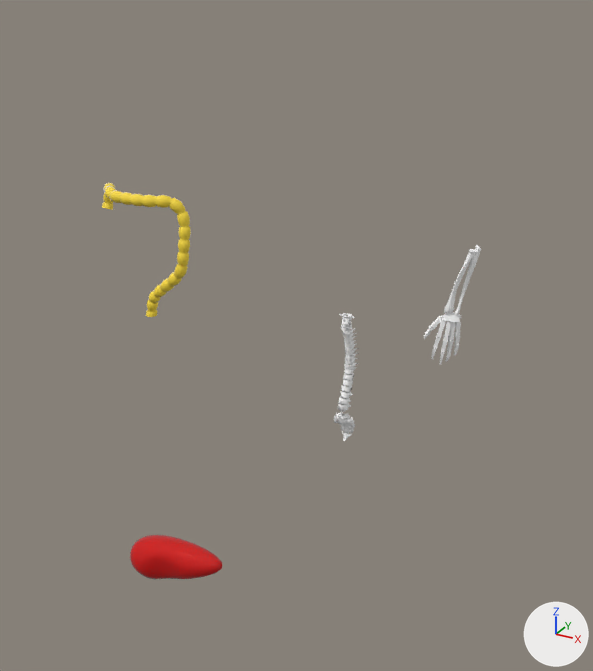
The Blender file techchallenge2017/models/organs.blend, before and after one commit.
The view is the same before and after, from a 50 mm lens placed at (19.7, -32.4, 29.5), pointed at (1.0, 1.5, 12.5). Lighting does not change. The marker at lower right points along +X, +Y and +Z.

In view in the first picture: 'colon', 'liver', 'sub01.050', 'sub01.105'.
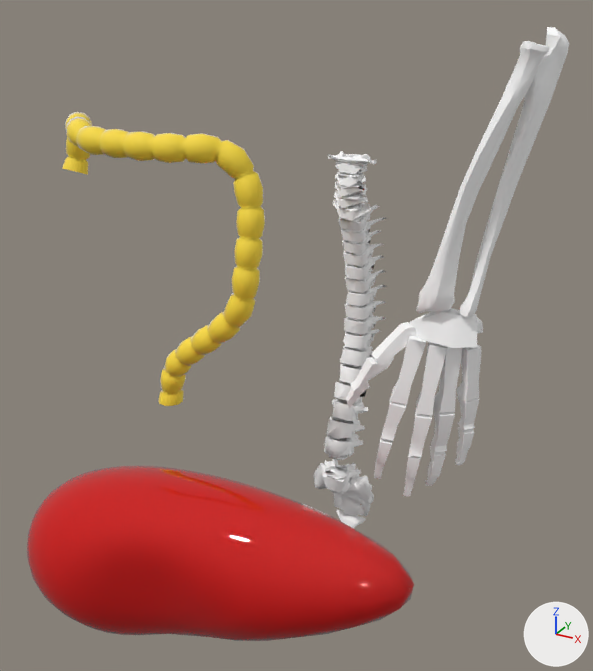
Where the newer file only moved an object's origin or applied its transform, the numbers keep the older frame.

The change in detail:
me_sub01_105 has 557 vertices, 1078 faces and spans x -1.1..0.7, y -8.0..9.6, z -3.1..3.7.
me_sub01_105 is used by ob_sub01_105; location (9.65, 0.06, 16.0); rotation (1.571, 0.0, -1.069), in degrees (90, 0, -61); scale (0.313, 0.313, 0.313).
me_sub01_105 part 1: the whole mesh is scaled about its middle by 3.82, then moved by (-0.5, 2.7, 1.0).
me_sub01_050 has 3731 vertices, 1642 faces and spans x -2.2..2.2, y -9.6..18.6, z -5.4..0.1.
me_sub01_050 is used by ob_sub01_050; location (0.32, 8.58, 5.0); rotation (1.571, 0.0, 0.0), in degrees (90, 0, 0); scale (0.313, 0.313, 0.313).
me_sub01_050 part 2: the whole mesh is scaled about its middle by 1.67, then moved by (0.0, -0.4, 0.0).
me_cylinder has 972 vertices, 960 faces and spans x -0.59..6.01, y -1.31..0.7, z -3.89..3.85.
me_cylinder is used by ob_colon; location (-9.92, 0.51, 16.0); scale (0.897, 0.897, 0.897).
me_cylinder part 3: the whole mesh is scaled about its middle by 2.21, then moved by (0.82, -0.11, -0.79).
me_sphere has 482 vertices, 512 faces and spans x -1.92..2.87, y -0.98..1.0, z -1.5..1.17.
me_sphere is used by ob_liver; location (0.0, -8.73, 5.0).
me_sphere part 4: the whole mesh is scaled about its middle by 3.9, then moved by (1.69, 0.01, -0.54).
Object 'sub01.050' (ob_sub01_050) is rescaled from (0.313, 0.313, 0.313) to (0.557, 0.557, 0.557).

Changed parts and their boxes (x1, y1, x2, y2) in the pictures (593 x 671 px):
'liver', mesh rescaled (317% wider, 291% taller)
    before: (130, 535, 222, 579)
    after: (27, 466, 414, 641)
'sub01.105', mesh rescaled (286% wider, 292% taller)
    before: (424, 245, 481, 364)
    after: (346, 27, 569, 496)
'colon', mesh rescaled (127% wider, 119% taller)
    before: (102, 183, 191, 317)
    after: (62, 112, 265, 406)
'sub01.050', rescaled (185% wider, 194% taller)
    before: (334, 313, 359, 441)
    after: (314, 151, 387, 529)
